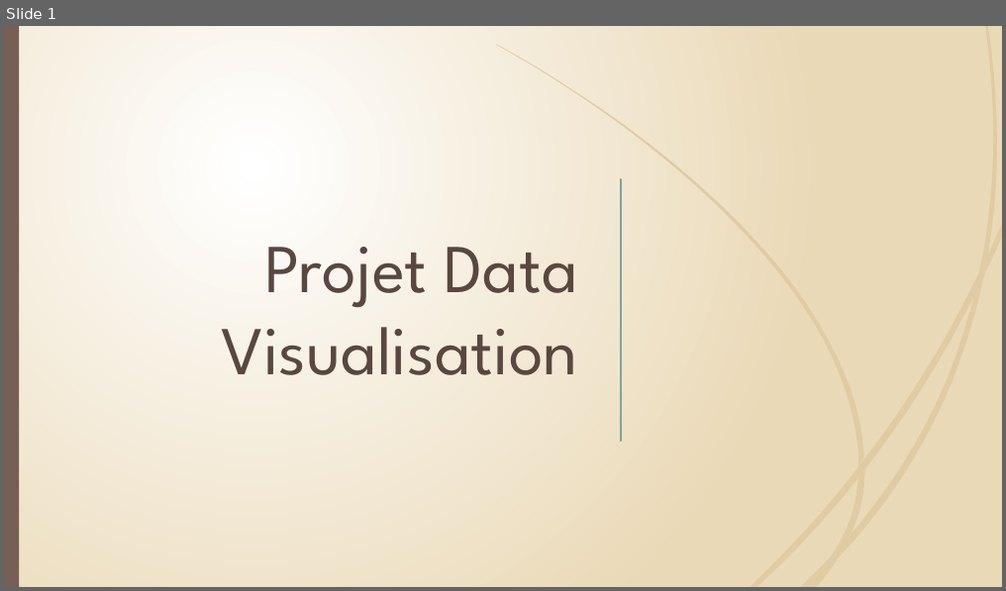
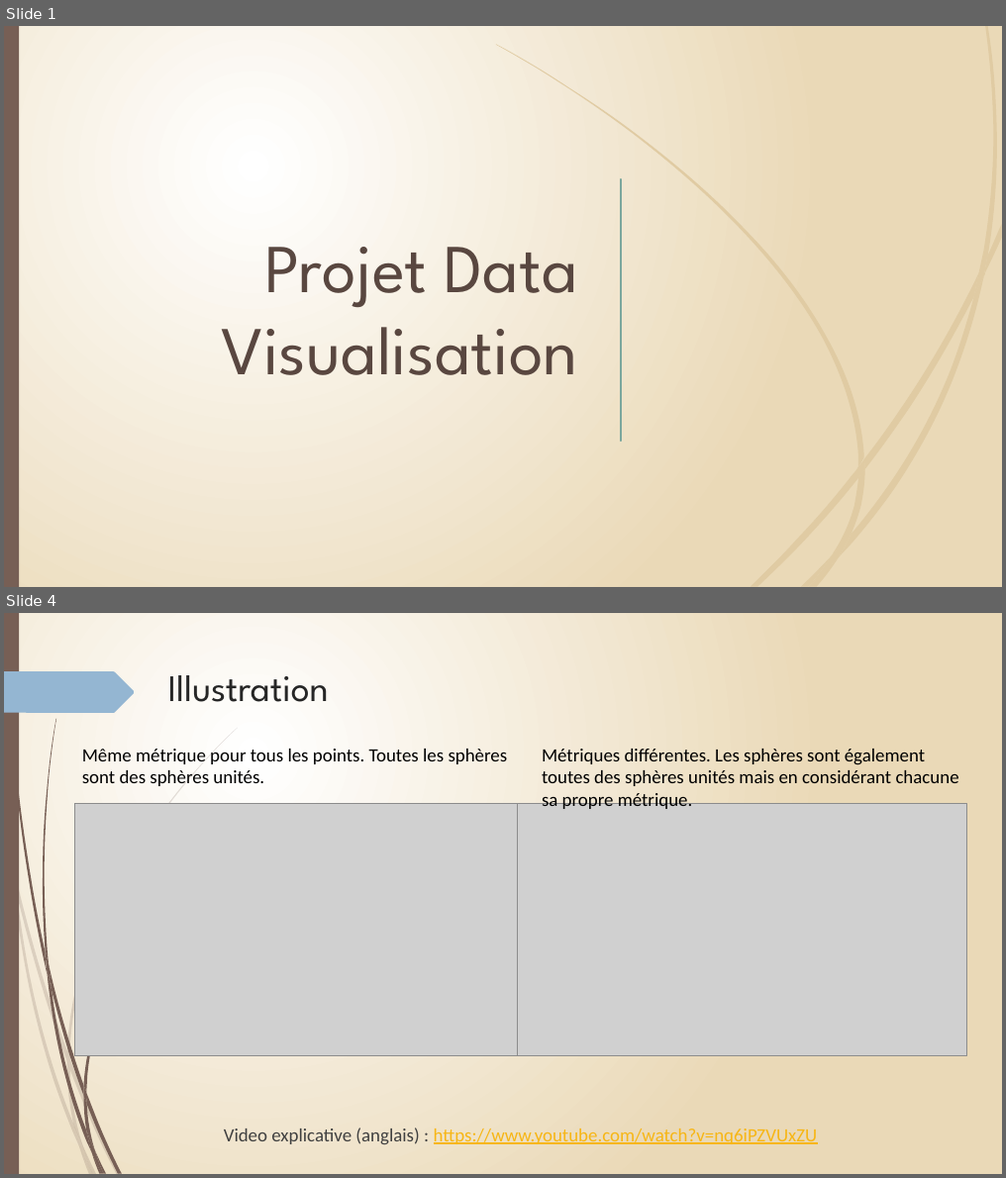
Before and after one commit to Phi-gif/DataViz, a slide deck: présentation/diapo.pptx. Shown one above the other, each under a label of ours: slide 1 before the commit, slides 1 and 4 after it; the slides between them are not shown. The pictures are 1006x591 and 1006x1178 pixels, drawn with LibreOffice and Linux fonts; fonts in the diff are those of the drawing; grey boxes stand for pictures. Boxes give left, top, right and bottom in pixels: in the first picture for what was removed or moved away, otherwise in the second. Text is boxed around its words. In the diff, an @@ line names an element or a change of style, - is before the commit and + after.

```diff
--- a/présentation/diapo.pptx
+++ b/présentation/diapo.pptx
@@ slide 4 added at bbox=[4, 613, 1002, 1174], background gradient #FFFFFF to #EBD9B7; not listed: 22 template elements that a slide beside it also shows @@
@@ rectangle added at bbox=[4, 613, 19, 1174], fill #775F55 @@
@@ freeform shape added at bbox=[4, 671, 135, 713], fill #94B6D2 @@
@@ title added at bbox=[168, 675, 329, 702], 36 pt, text #262626 @@
+Illustration
@@ text added at bbox=[82, 749, 508, 786], 18 pt, text #000000 @@
+Même métrique pour tous les points. Toutes les sphères sont des sphères unités.
@@ text added at bbox=[542, 749, 959, 809], 18 pt, text #000000 @@
+Métriques différentes. Les sphères sont également toutes des sphères unités mais en considérant chacune sa propre métrique.
@@ picture added at bbox=[74, 804, 517, 1057] @@
@@ picture added at bbox=[518, 804, 967, 1057] @@
@@ text added at bbox=[224, 1128, 818, 1145], 18 pt, text #F7B615, underline @@
+Video explicative (anglais) : https://www.youtube.com/watch?v=nq6iPZVUxZU
```
Also in this commit, not shown: 3 slides changed, 10 other slides added, 4 slides removed.
